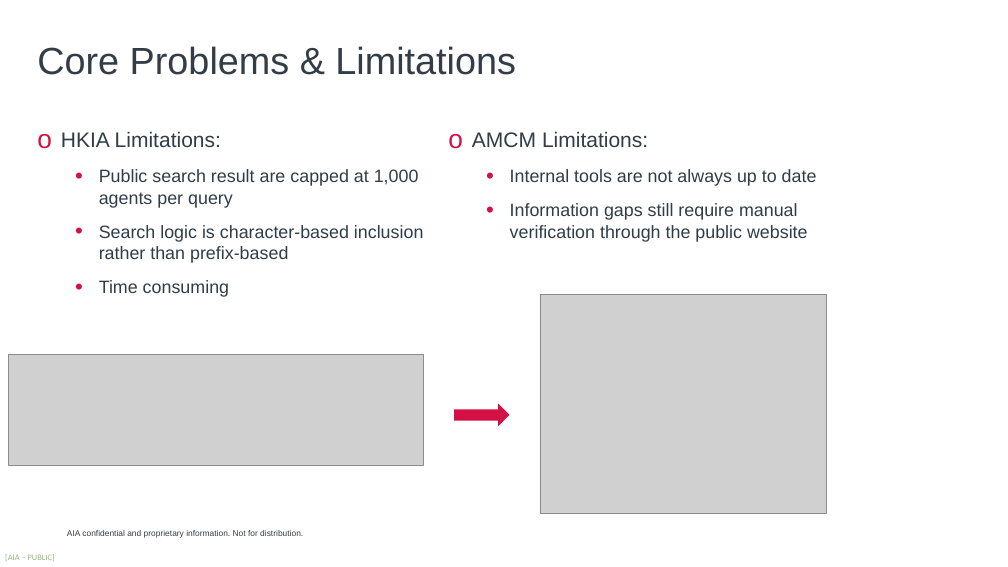
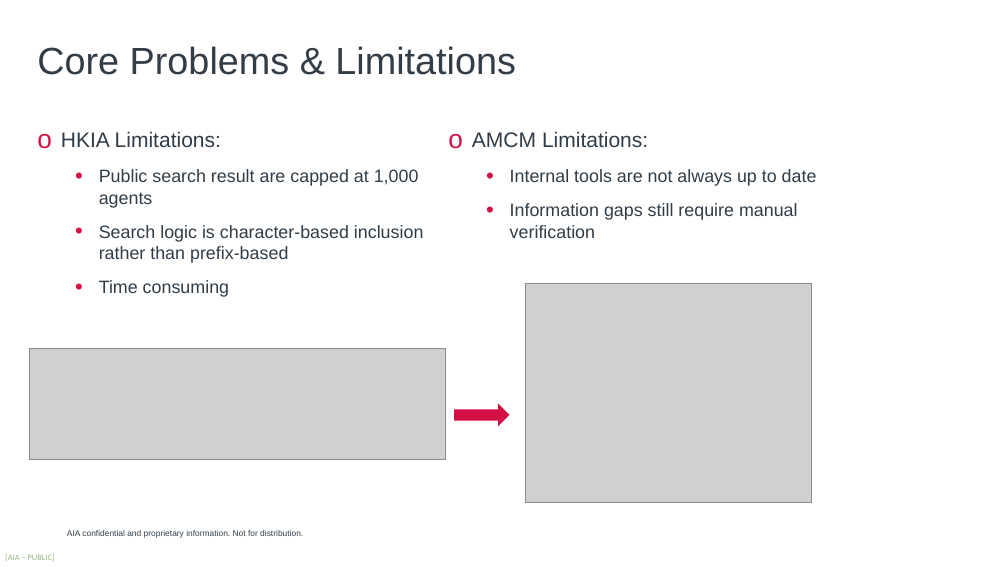
Before and after one commit to harrysokool/AIA-work, a slide deck: slide 3 of powerpoint/fetch_agent-draft.pptx. Drawn at 1008x567 pixels with LibreOffice and Linux fonts; fonts in the diff are those of the drawing; grey boxes stand for pictures; background and template pictures are left out. Boxes give left, top, right and bottom in pixels: in the first picture for what was removed or moved away, otherwise in the second. Text is boxed around its words. In the diff, an @@ line names an element or a change of style, - is before the commit and + after.

```diff
--- a/powerpoint/fetch_agent-draft.pptx
+++ b/powerpoint/fetch_agent-draft.pptx
@@ text at <box>99,169,419,208</box>: text changed @@
-  • Public search result are capped at 1,000 agents per query
+  • Public search result are capped at 1,000 agents
@@ text at <box>510,203,798,238</box>: text changed @@
-  • Information gaps still require manual verification through the public website
+  • Information gaps still require manual verification
@@ picture: place and size @@
-picture at <box>540,294,827,513</box>
+picture at <box>526,284,812,503</box>
@@ picture: place and size @@
-picture at <box>8,355,423,465</box>
+picture at <box>29,349,445,459</box>
```
Also in this commit, not shown: 5 other slides changed, 1 other file.
